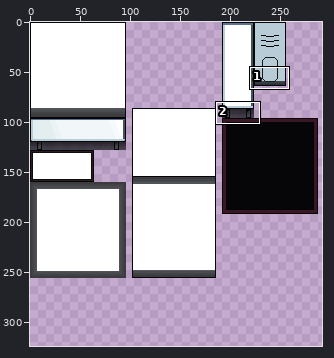
One commit to this sprite sheet: game/image/Tile/tile.png. The first picture is a wide view before the edit; the outline marks the close-up.
Close-up. Before the edit:
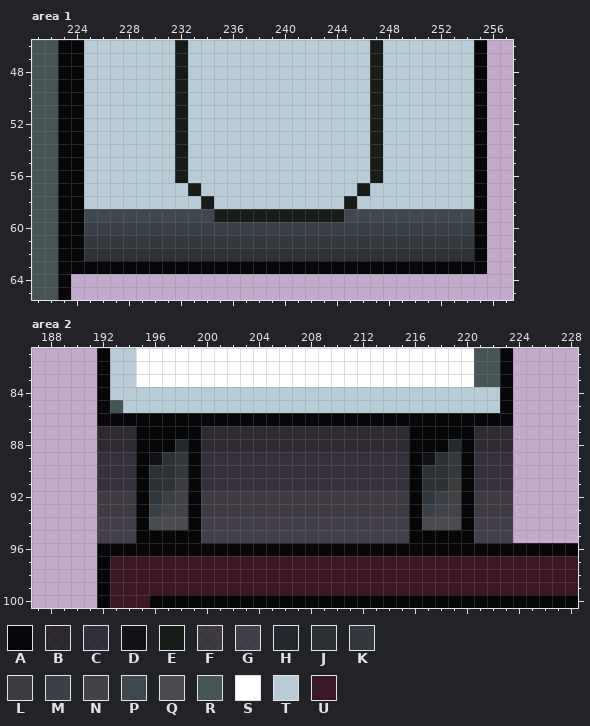
The file is 512x512 pixels. Colours within 5 levels of each other are drawn and written as one. Shown: area 1: x 221..257, y 46..65; area 2: x 187..228, y 81..100. The wide view leaves out empty margins. The commit also changed other parts of the picture, which this record leaves out.
Palette (. is transparent): A #060608  B #060608c8  C #0e0f13c8  D #111215  E #181c19  F #1c1c1cc8  G #1f2329c8  H #23282f  J #2d3135  K #33383e  L #3c3c3e  M #3a4047  N #424346  P #40484f  Q #4a4b4f  R #465456  S #ffffff  T #b8ccd8  U #3b1725
After the commit:
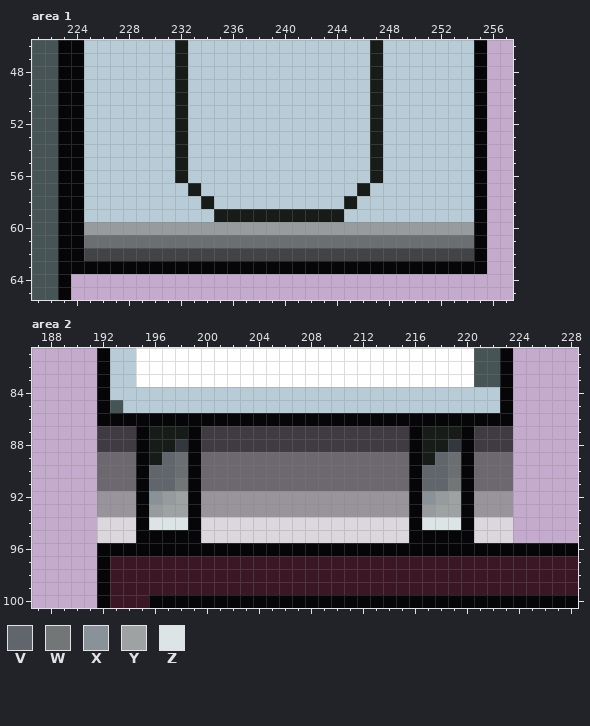
Colours new in this view: V #60666c  W #737676  X #889298  Y #9fa2a2  Z #dce4e5
Diff:
@@ palette @@
-B #060608c8
+B #1c1c1cc8
-C #0e0f13c8
+C #555555c8
-F #1c1c1cc8
+F #8d8d8dc8
-G #1f2329c8
+G #e2e2e2c8
-H #23282f
+H #33383e
-K #33383e
+K #6b6f72
-M #3a4047
+M #979b9e
--- area 1
@@ x 221..257 @@
 58 RRAATTTTTTTTTETTTTTTTTTTETTTTTTTTTA..
-59 RRAAPPPPPPPPPPEEEEEEEEEEPPPPPPPPPPA..
+59 RRAATTTTTTTTTTEEEEEEEEEETTTTTTTTTTA..
 60 RRAAMMMMMMMMMMMMMMMMMMMMMMMMMMMMMMA..
 61 RRAAKKKKKKKKKKKKKKKKKKKKKKKKKKKKKKA..
-62 RRAAJJJJJJJJJJJJJJJJJJJJJJJJJJJJJJA..
+62 RRAANNNNNNNNNNNNNNNNNNNNNNNNNNNNNNA..
 63 RRAAAAAAAAAAAAAAAAAAAAAAAAAAAAAAAAA..
--- area 2
@@ x 194..221 @@
  86 AAAAAAAAAAAAAAAAAAAAAAAAAAAA
- 87 BAAAAABBBBBBBBBBBBBBBBAAAAAB
- 88 BAAAHABBBBBBBBBBBBBBBBAAAHAB
- 89 CADJKACCCCCCCCCCCCCCCCADJKAC
- 90 CAJJKACCCCCCCCCCCCCCCCAJJKAC
- 91 CAJJLACCCCCCCCCCCCCCCCAJJLAC
- 92 FAKMNAFFFFFFFFFFFFFFFFAKMNAF
- 93 FAMNNAFFFFFFFFFFFFFFFFAMNNAF
- 94 GAQQQAGGGGGGGGGGGGGGGGAQQQAG
+ 87 BAEEEABBBBBBBBBBBBBBBBAEEEAB
+ 88 BAEEHABBBBBBBBBBBBBBBBAEEHAB
+ 89 CAEVKACCCCCCCCCCCCCCCCAEVKAC
+ 90 CAVVKACCCCCCCCCCCCCCCCAVVKAC
+ 91 CAVVWACCCCCCCCCCCCCCCCAVVWAC
+ 92 FAXMYAFFFFFFFFFFFFFFFFAXMYAF
+ 93 FAMYYAFFFFFFFFFFFFFFFFAMYYAF
+ 94 GAZZZAGGGGGGGGGGGGGGGGAZZZAG
  95 GAAAAAGGGGGGGGGGGGGGGGAAAAAG
Pixel boxes of the changes (left, top, right, bottom) in both close-ups:
changed: (84, 209, 474, 261)
changed: (97, 426, 513, 543)
